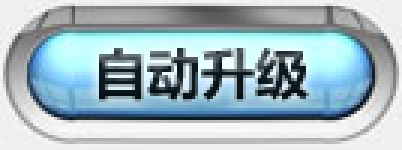
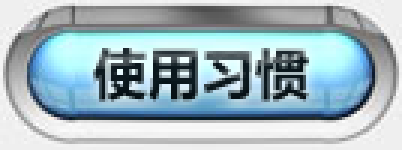
Comparing the layer stacks of the two 402 × 150 images. Changes:
renamed "自动升级" to "使用习惯", painted on it over [93, 48, 309, 102]
